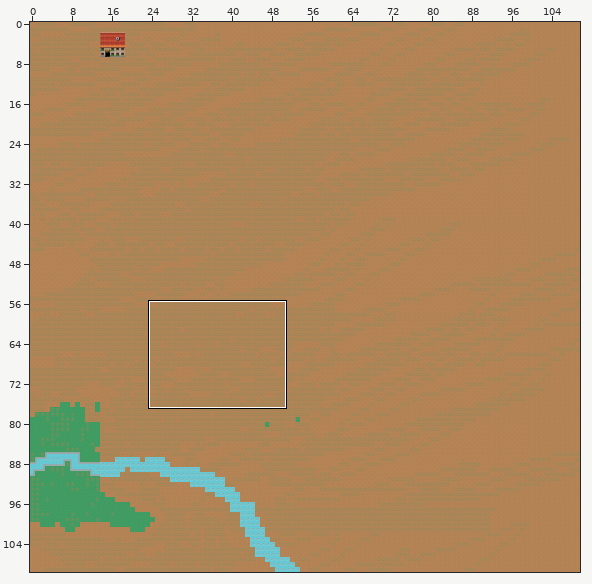
Tiled map -- resources/src/maps/tucson.tmx. The first picture is a wide view before the edit; the outline marks the close-up.
Close-up. Before the commit:
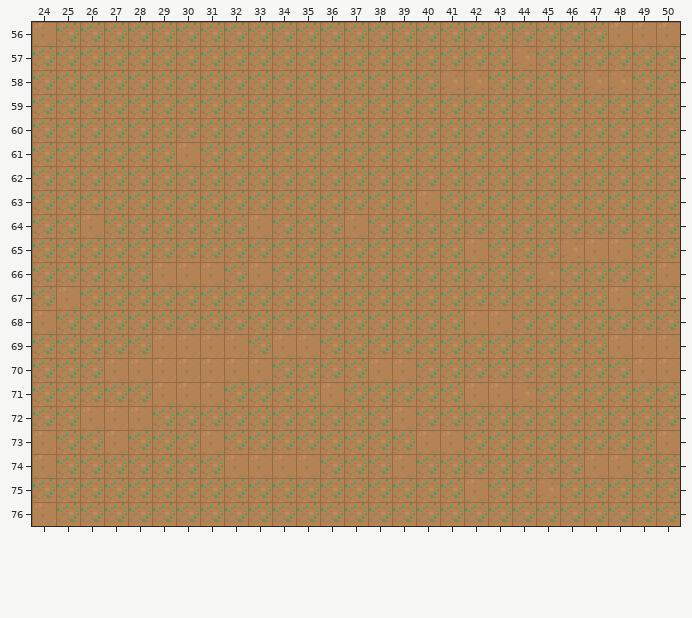
Cells are 16x16 px. Shown: x 24..50, y 56..76. The commit also changed other parts of the map, which this record leaves out.
And afterwards:
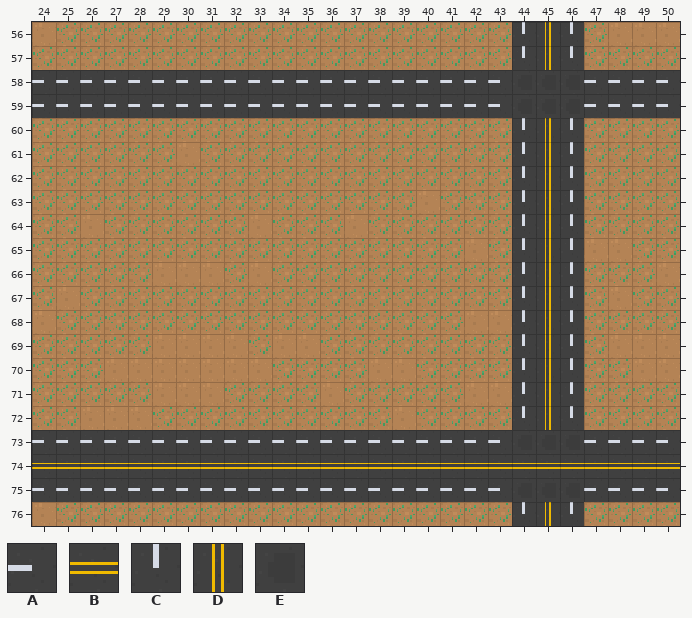
Key: from "city_tileset": A 712, B 716, C 749, D 753, E 898.
_ is an empty cell.
Tiles of an added or newly shown layer are drawn over the layers below it.
Diff:
Layer "Roads" (now shown):
y 56..57: x 44..46 ___ -> CDC
y 58..59: x 24..50 ___________________________ -> AAAAAAAAAAAAAAAAAAAAEEEAAAA
y 60..72: x 44..46 ___ -> CDC
y 73: x 24..50 ___________________________ -> AAAAAAAAAAAAAAAAAAAAEEEAAAA
y 74: x 24..50 ___________________________ -> BBBBBBBBBBBBBBBBBBBBBBBBBBB
y 75: x 24..50 ___________________________ -> AAAAAAAAAAAAAAAAAAAAEEEAAAA
y 76: x 44..46 ___ -> CDC
